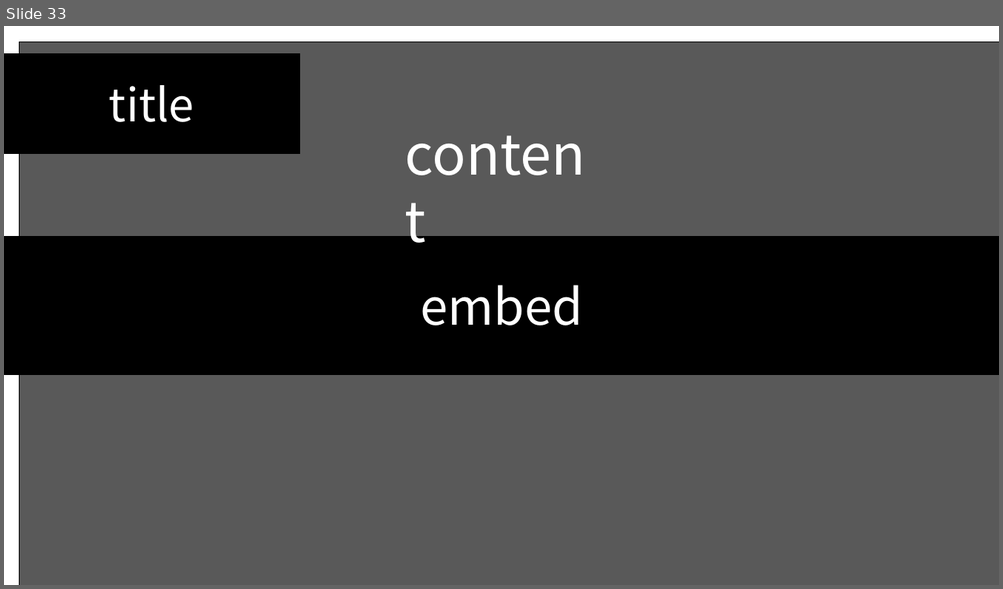
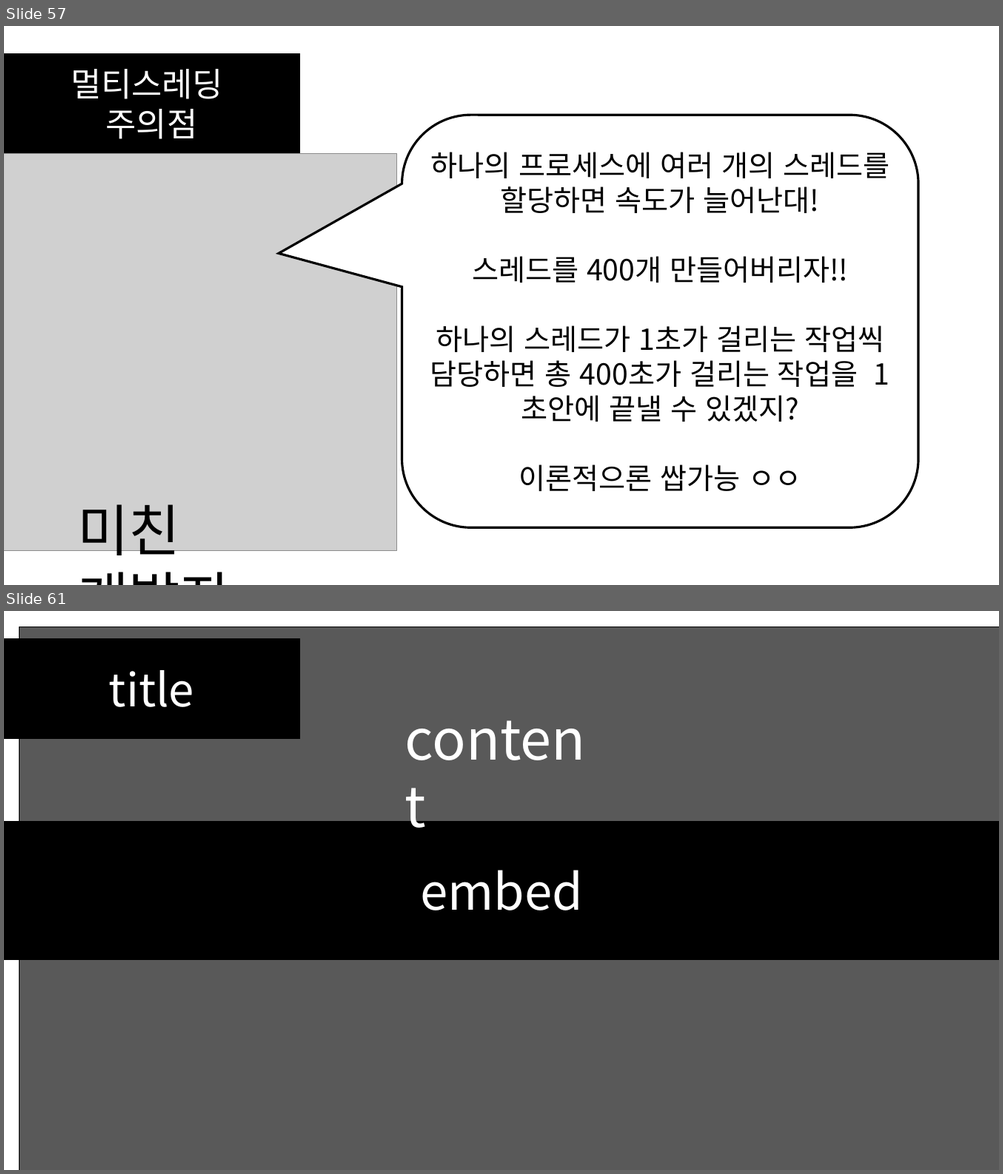
Before and after one commit to SEH00N/SDLU, a slide deck: ServerLecture/PT/3강 멀티스레딩 이론.pptx. Shown one above the other, each under a label of ours: slide 33 before the commit, slides 57 and 61 after it; the slides between them are not shown. The pictures are 1003x589 and 1003x1174 pixels, drawn with LibreOffice and Linux fonts; fonts in the diff are those of the drawing; grey boxes stand for pictures. Boxes give left, top, right and bottom in pixels: in the first picture for what was removed or moved away, otherwise in the second. Text is boxed around its words. In the diff, an @@ line names an element or a change of style, - is before the commit and + after.

Commit message:
멀티스레딩 이론 마무리

```diff
--- a/ServerLecture/PT/3강 멀티스레딩 이론.pptx
+++ b/ServerLecture/PT/3강 멀티스레딩 이론.pptx
@@ slide 57 added at box(4, 26, 999, 585), background #FFFFFF @@
@@ rectangle added at box(4, 53, 299, 153), fill #000000, outline #000000 1 pt, 32 pt, text #FFFFFF @@
+멀티스레딩
+주의점
@@ rounded speech box added at box(401, 115, 918, 528), fill #FFFFFF, outline #000000 2.25 pt, 28 pt, text #000000 @@
+하나의 프로세스에 여러 개의 스레드를 할당하면 속도가 늘어난대!
+스레드를 400개 만들어버리자!!
+하나의 스레드가 1초가 걸리는 작업씩 담당하면 총 400초가 걸리는 작업을 1초안에 끝낼 수 있겠지?
+이론적으론 쌉가능 ㅇㅇ
@@ picture added at box(4, 153, 396, 551) @@
@@ text added at box(77, 505, 180, 565), 54 pt, text #000000 @@
+미친 개발자
@@ what was slide 33 is now slide 61 @@
```
Also in this commit, not shown: 1 slide changed, 27 other slides added, 7 other files.
